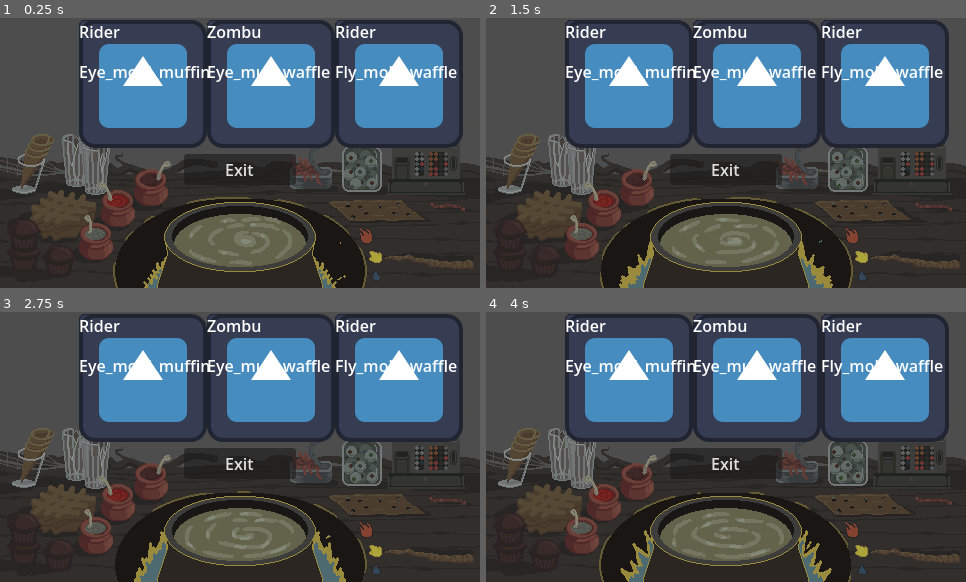
Above: before the commit, frames 1-4 (two rows, left to right).
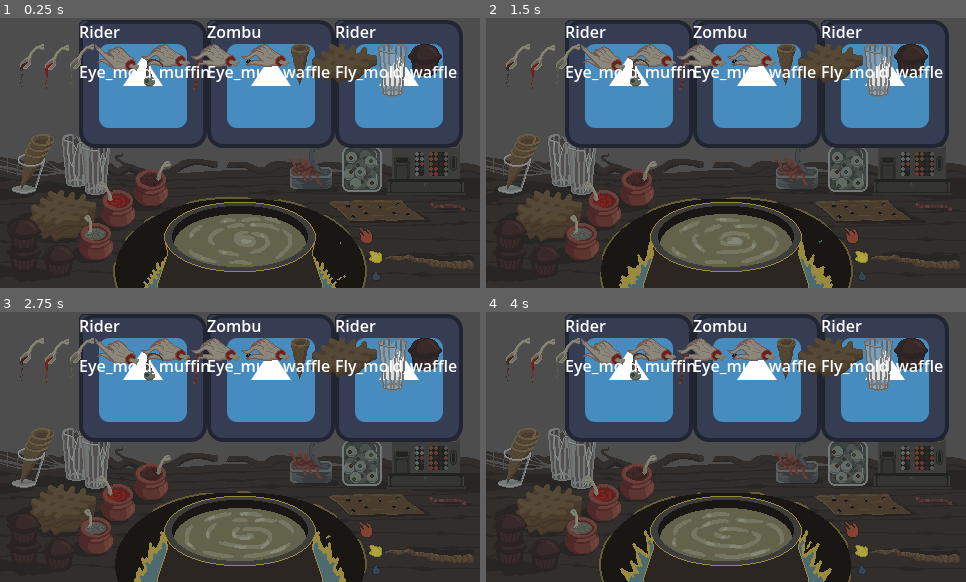
Above: after the commit, the same moments.

Repository: KiberDimon/OurTvorenie
Game: Godot game, scene res://scenes/main.tscn
The game is run twice, just before and just after one commit, with the same random seed, the same clock (stepped at 60 frames per second) and the same inputs. The engine's default icon, where the game draws it, is replaced by a stand-in: a white triangle on a blue panel in a dark square.
Inputs (mouse positions are in pixels of both pictures, inside the frame that each line leads up to):
- Up to frame 1 (0.25 s): no input
- Up to frame 2 (1.5 s): click (726, 112) at 0.5 s, where only the run before the commit has a clickable "Start"; click (726, 112) at 1.25 s, where only the run before the commit has a clickable "Start"
- Up to frame 3 (2.75 s): click (240, 406) at 2 s, where only the run before the commit has a clickable "Start"
- Up to frame 4 (4 s): move the mouse to (831, 433) at 2.77 s; move the mouse to (630, 460) at 3.52 s

The runs differ from the first frame. In frame 1, 6.7% of the frame differs, in the area x 4-93%, y 9-62%; in frame 2, 6.7%; in frame 3, 6.7%; in frame 4, 6.7%.

Commit message:
icon_pri_vzatii

Diff:
--- /dev/null
+++ b/resources/cursor_icon_mouse/cursor&icon.tres
@@ -0,0 +1,7 @@
+[gd_resource type="AtlasTexture" format=3 uid="uid://duiprxwveka7c"]
+
+[sub_resource type="AtlasTexture" id="AtlasTexture_6g8rp"]
+
+[resource]
+atlas = SubResource("AtlasTexture_6g8rp")
+region = Rect2(388, 0, 34, 32)
--- a/resources/ingredients/base/cocktail_base.tres
+++ b/resources/ingredients/base/cocktail_base.tres
@@ -1,10 +1,14 @@
 [gd_resource type="Resource" script_class="Ingredient" format=3 uid="uid://bxfc4kigpgbhc"]
 
 [ext_resource type="Script" uid="uid://dk2fbttw857vm" path="res://scripts/ingredient.gd" id="1_278un"]
-[ext_resource type="Texture2D" uid="uid://coxfn4vjoty7y" path="res://assets/icon.svg" id="2_5sqeq"]
+[ext_resource type="Texture2D" uid="uid://bmrcvs714oek5" path="res://assets/Ингридиенты и курсор.png" id="2_5sqeq"]
+
+[sub_resource type="AtlasTexture" id="AtlasTexture_lmbfc"]
+atlas = ExtResource("2_5sqeq")
+region = Rect2(357, 0, 31, 53)
 
 [resource]
 script = ExtResource("1_278un")
 id = &"cocktail_base"
 display_name = "Cocktail form"
-texture = ExtResource("2_5sqeq")
+texture = SubResource("AtlasTexture_lmbfc")
--- a/resources/ingredients/base/cornet_base.tres
+++ b/resources/ingredients/base/cornet_base.tres
@@ -1,10 +1,14 @@
 [gd_resource type="Resource" script_class="Ingredient" format=3 uid="uid://d2nfvcckhbp1v"]
 
 [ext_resource type="Script" uid="uid://dk2fbttw857vm" path="res://scripts/ingredient.gd" id="1_b8u4i"]
-[ext_resource type="Texture2D" uid="uid://coxfn4vjoty7y" path="res://assets/icon.svg" id="2_05xaw"]
+[ext_resource type="Texture2D" uid="uid://bmrcvs714oek5" path="res://assets/Ингридиенты и курсор.png" id="2_05xaw"]
+
+[sub_resource type="AtlasTexture" id="AtlasTexture_ry8up"]
+atlas = ExtResource("2_05xaw")
+region = Rect2(271, 0, 19, 53)
 
 [resource]
 script = ExtResource("1_b8u4i")
 id = &"cornet_base"
 display_name = "Cornet form"
-texture = ExtResource("2_05xaw")
+texture = SubResource("AtlasTexture_ry8up")
--- a/resources/ingredients/base/muffin_base.tres
+++ b/resources/ingredients/base/muffin_base.tres
@@ -1,11 +1,15 @@
 [gd_resource type="Resource" script_class="Ingredient" format=3 uid="uid://bq28vpp5ert15"]
 
 [ext_resource type="Script" uid="uid://dk2fbttw857vm" path="res://scripts/ingredient.gd" id="1_08kmu"]
-[ext_resource type="Texture2D" uid="uid://coxfn4vjoty7y" path="res://assets/icon.svg" id="2_f6wam"]
+[ext_resource type="Texture2D" uid="uid://bmrcvs714oek5" path="res://assets/Ингридиенты и курсор.png" id="2_08kmu"]
+
+[sub_resource type="AtlasTexture" id="AtlasTexture_f6wam"]
+atlas = ExtResource("2_08kmu")
+region = Rect2(388, 0, 34, 53)
 
 [resource]
 script = ExtResource("1_08kmu")
 id = &"muffin_base"
 display_name = "Muffin form"
-texture = ExtResource("2_f6wam")
+texture = SubResource("AtlasTexture_f6wam")
 metadata/_custom_type_script = "uid://dk2fbttw857vm"
--- a/resources/ingredients/base/waffle_base.tres
+++ b/resources/ingredients/base/waffle_base.tres
@@ -1,10 +1,14 @@
 [gd_resource type="Resource" script_class="Ingredient" format=3 uid="uid://b7lsv3jtrhxgs"]
 
 [ext_resource type="Script" uid="uid://dk2fbttw857vm" path="res://scripts/ingredient.gd" id="1_0c6pk"]
-[ext_resource type="Texture2D" uid="uid://coxfn4vjoty7y" path="res://assets/icon.svg" id="2_g6jpa"]
+[ext_resource type="Texture2D" uid="uid://bmrcvs714oek5" path="res://assets/Ингридиенты и курсор.png" id="2_0c6pk"]
+
+[sub_resource type="AtlasTexture" id="AtlasTexture_g6jpa"]
+atlas = ExtResource("2_0c6pk")
+region = Rect2(291, 0, 66, 53)
 
 [resource]
 script = ExtResource("1_0c6pk")
 id = &"waffle_base"
 display_name = "Waffle form"
-texture = ExtResource("2_g6jpa")
+texture = SubResource("AtlasTexture_g6jpa")
--- a/resources/ingredients/cream/blood_cream.tres
+++ b/resources/ingredients/cream/blood_cream.tres
@@ -1,11 +1,15 @@
 [gd_resource type="Resource" script_class="Ingredient" format=3 uid="uid://c1csr75axlrrq"]
 
 [ext_resource type="Script" uid="uid://dk2fbttw857vm" path="res://scripts/ingredient.gd" id="1_123c2"]
-[ext_resource type="Texture2D" uid="uid://coxfn4vjoty7y" path="res://assets/icon.svg" id="2_ek4am"]
+[ext_resource type="Texture2D" uid="uid://bmrcvs714oek5" path="res://assets/Ингридиенты и курсор.png" id="2_ek4am"]
+
+[sub_resource type="AtlasTexture" id="AtlasTexture_8ody8"]
+atlas = ExtResource("2_ek4am")
+region = Rect2(25, 0, 24, 53)
 
 [resource]
 script = ExtResource("1_123c2")
 id = &"blood_cream"
 display_name = "Blood"
 category = 1
-texture = ExtResource("2_ek4am")
+texture = SubResource("AtlasTexture_8ody8")
--- a/resources/ingredients/cream/mold_cream.tres
+++ b/resources/ingredients/cream/mold_cream.tres
@@ -1,11 +1,15 @@
 [gd_resource type="Resource" script_class="Ingredient" format=3 uid="uid://ddcr68lor2b18"]
 
 [ext_resource type="Script" uid="uid://dk2fbttw857vm" path="res://scripts/ingredient.gd" id="1_qaqgr"]
-[ext_resource type="Texture2D" uid="uid://coxfn4vjoty7y" path="res://assets/icon.svg" id="2_pg82g"]
+[ext_resource type="Texture2D" uid="uid://bmrcvs714oek5" path="res://assets/Ингридиенты и курсор.png" id="2_pg82g"]
+
+[sub_resource type="AtlasTexture" id="AtlasTexture_cccq1"]
+atlas = ExtResource("2_pg82g")
+region = Rect2(49, 0, 25, 53)
 
 [resource]
 script = ExtResource("1_qaqgr")
 id = &"mold_cream"
 display_name = "Mold"
 category = 1
-texture = ExtResource("2_pg82g")
+texture = SubResource("AtlasTexture_cccq1")
--- a/resources/ingredients/cream/mud_cream.tres
+++ b/resources/ingredients/cream/mud_cream.tres
@@ -1,12 +1,16 @@
 [gd_resource type="Resource" script_class="Ingredient" format=3 uid="uid://ouenind7kr8c"]
 
 [ext_resource type="Script" uid="uid://dk2fbttw857vm" path="res://scripts/ingredient.gd" id="1_2yq5n"]
-[ext_resource type="Texture2D" uid="uid://coxfn4vjoty7y" path="res://assets/icon.svg" id="2_f31v2"]
+[ext_resource type="Texture2D" uid="uid://bmrcvs714oek5" path="res://assets/Ингридиенты и курсор.png" id="2_2yq5n"]
+
+[sub_resource type="AtlasTexture" id="AtlasTexture_f31v2"]
+atlas = ExtResource("2_2yq5n")
+region = Rect2(0, 0, 24, 53)
 
 [resource]
 script = ExtResource("1_2yq5n")
 id = &"mud_cream"
 display_name = "Mud"
 category = 1
-texture = ExtResource("2_f31v2")
+texture = SubResource("AtlasTexture_f31v2")
 metadata/_custom_type_script = "uid://dk2fbttw857vm"
--- a/resources/ingredients/topping/eye_topping.tres
+++ b/resources/ingredients/topping/eye_topping.tres
@@ -1,12 +1,16 @@
 [gd_resource type="Resource" script_class="Ingredient" format=3 uid="uid://dnqynwy6kba1f"]
 
 [ext_resource type="Script" uid="uid://dk2fbttw857vm" path="res://scripts/ingredient.gd" id="1_pxp4c"]
-[ext_resource type="Texture2D" uid="uid://coxfn4vjoty7y" path="res://assets/icon.svg" id="2_6ahqo"]
+[ext_resource type="Texture2D" uid="uid://bmrcvs714oek5" path="res://assets/Ингридиенты и курсор.png" id="2_pxp4c"]
+
+[sub_resource type="AtlasTexture" id="AtlasTexture_6ahqo"]
+atlas = ExtResource("2_pxp4c")
+region = Rect2(121, 0, 49, 53)
 
 [resource]
 script = ExtResource("1_pxp4c")
 id = &"eye_topping"
 display_name = "Occulars"
 category = 2
-texture = ExtResource("2_6ahqo")
+texture = SubResource("AtlasTexture_6ahqo")
 metadata/_custom_type_script = "uid://dk2fbttw857vm"
--- a/resources/ingredients/topping/fly_topping.tres
+++ b/resources/ingredients/topping/fly_topping.tres
@@ -1,11 +1,15 @@
 [gd_resource type="Resource" script_class="Ingredient" format=3 uid="uid://c6egtfrev1eo0"]
 
 [ext_resource type="Script" uid="uid://dk2fbttw857vm" path="res://scripts/ingredient.gd" id="1_vy051"]
-[ext_resource type="Texture2D" uid="uid://coxfn4vjoty7y" path="res://assets/icon.svg" id="2_yrbgb"]
+[ext_resource type="Texture2D" uid="uid://bmrcvs714oek5" path="res://assets/Ингридиенты и курсор.png" id="2_yrbgb"]
+
+[sub_resource type="AtlasTexture" id="AtlasTexture_j3xx0"]
+atlas = ExtResource("2_yrbgb")
+region = Rect2(221, 0, 49, 53)
 
 [resource]
 script = ExtResource("1_vy051")
 id = &"fly_topping"
 display_name = "Flies"
 category = 2
-texture = ExtResource("2_yrbgb")
+texture = SubResource("AtlasTexture_j3xx0")
--- a/resources/ingredients/topping/worm_topping.tres
+++ b/resources/ingredients/topping/worm_topping.tres
@@ -1,11 +1,15 @@
 [gd_resource type="Resource" script_class="Ingredient" format=3 uid="uid://cmqodu2axiigi"]
 
 [ext_resource type="Script" uid="uid://dk2fbttw857vm" path="res://scripts/ingredient.gd" id="1_wt530"]
-[ext_resource type="Texture2D" uid="uid://coxfn4vjoty7y" path="res://assets/icon.svg" id="2_tjbvt"]
+[ext_resource type="Texture2D" uid="uid://bmrcvs714oek5" path="res://assets/Ингридиенты и курсор.png" id="2_tjbvt"]
+
+[sub_resource type="AtlasTexture" id="AtlasTexture_4v72b"]
+atlas = ExtResource("2_tjbvt")
+region = Rect2(171, 0, 49, 53)
 
 [resource]
 script = ExtResource("1_wt530")
 id = &"worm_topping"
 display_name = "Worms"
 category = 2
-texture = ExtResource("2_tjbvt")
+texture = SubResource("AtlasTexture_4v72b")
--- a/scenes/main.tscn
+++ b/scenes/main.tscn
@@ -51,6 +51,7 @@
 [ext_resource type="Texture2D" uid="uid://d4knm1gp51vuq" path="res://assets/2 Средний котел/Мд анимация стола17.png" id="49_673bd"]
 [ext_resource type="Script" uid="uid://cfvc8p0oldf3t" path="res://scripts/table.gd" id="50_akjxb"]
 [ext_resource type="PackedScene" uid="uid://bsy6hckwvqxh0" path="res://scenes/main_ui.tscn" id="51_bjg73"]
+[ext_resource type="Texture2D" uid="uid://bmrcvs714oek5" path="res://assets/Ингридиенты и курсор.png" id="52_bu4jf"]
 
 [sub_resource type="SpriteFrames" id="SpriteFrames_vrx01"]
 animations = [{
@@ -212,6 +213,17 @@
 "loop": true,
 "name": &"medium",
 "speed": 12.0
+}]
+
+[sub_resource type="SpriteFrames" id="SpriteFrames_o7ddy"]
+animations = [{
+"frames": [{
+"duration": 1.0,
+"texture": ExtResource("52_bu4jf")
+}],
+"loop": true,
+"name": &"default",
+"speed": 5.0
 }]
 
 [node name="Main" type="Node2D" unique_id=1865117869]
@@ -226,6 +238,7 @@
 script = ExtResource("50_akjxb")
 
 [node name="Menu" type="Control" parent="." unique_id=739919620]
+visible = false
 layout_mode = 3
 anchors_preset = 0
 offset_right = 40.0
@@ -249,4 +262,9 @@
 
 [node name="MainUI" parent="." unique_id=1500070565 instance=ExtResource("51_bjg73")]
 
+[node name="AnimatedSprite2D" type="AnimatedSprite2D" parent="." unique_id=313212352]
+position = Vector2(231, 53)
+sprite_frames = SubResource("SpriteFrames_o7ddy")
+frame_progress = 0.98069924
+
 [connection signal="pressed" from="Menu/Start" to="." method="_on_start_pressed"]
--- a/scenes/main_ui.tscn
+++ b/scenes/main_ui.tscn
@@ -192,7 +192,8 @@
 
 [node name="MoneyLabel" type="Label" parent="." unique_id=1409963451]
 layout_mode = 0
-offset_left = 144.0
-offset_top = 236.0
-offset_right = 184.0
-offset_bottom = 259.0
+offset_left = 410.0
+offset_top = 97.0
+offset_right = 450.0
+offset_bottom = 120.0
+scale = Vector2(0.87106186, 0.43092862)
--- a/scripts/main_ui.gd
+++ b/scripts/main_ui.gd
@@ -54,7 +54,7 @@
 func _on_guest_served(correct: bool, payment: int):
 	if correct:
 		money += payment
-		money_label.text = "Деньги: %d" % money
+		money_label.text = " %d" % money
 		# Эффект: деньги летят в кассу
 	else:
 		# Эффект: гость уходит недовольный
Binary file added: assets/Ингридиенты и курсор.png
Not shown, added: assets/Ингридиенты и курсор.png.import
Binary file added: assets/курсор.png
Not shown, added: assets/курсор.png.import
